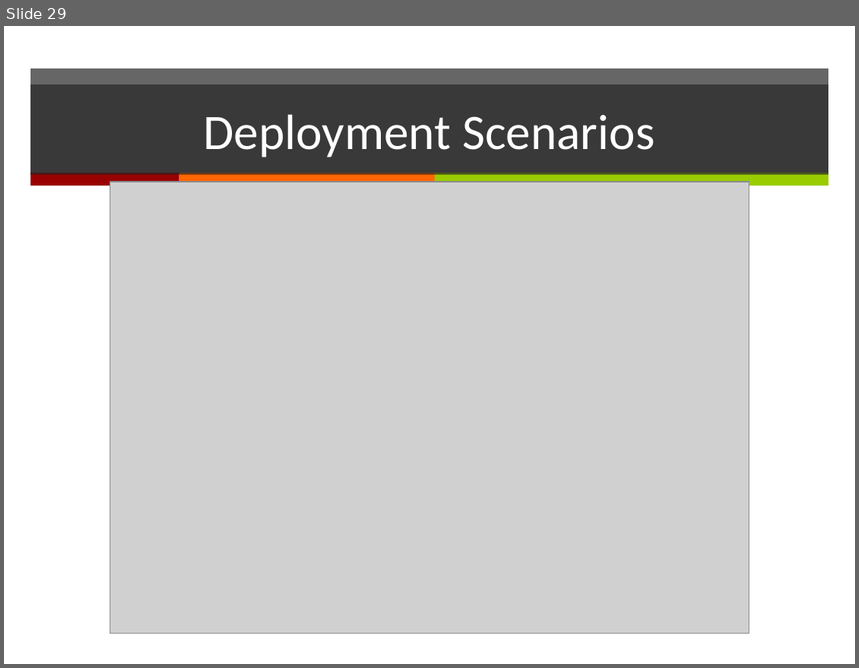
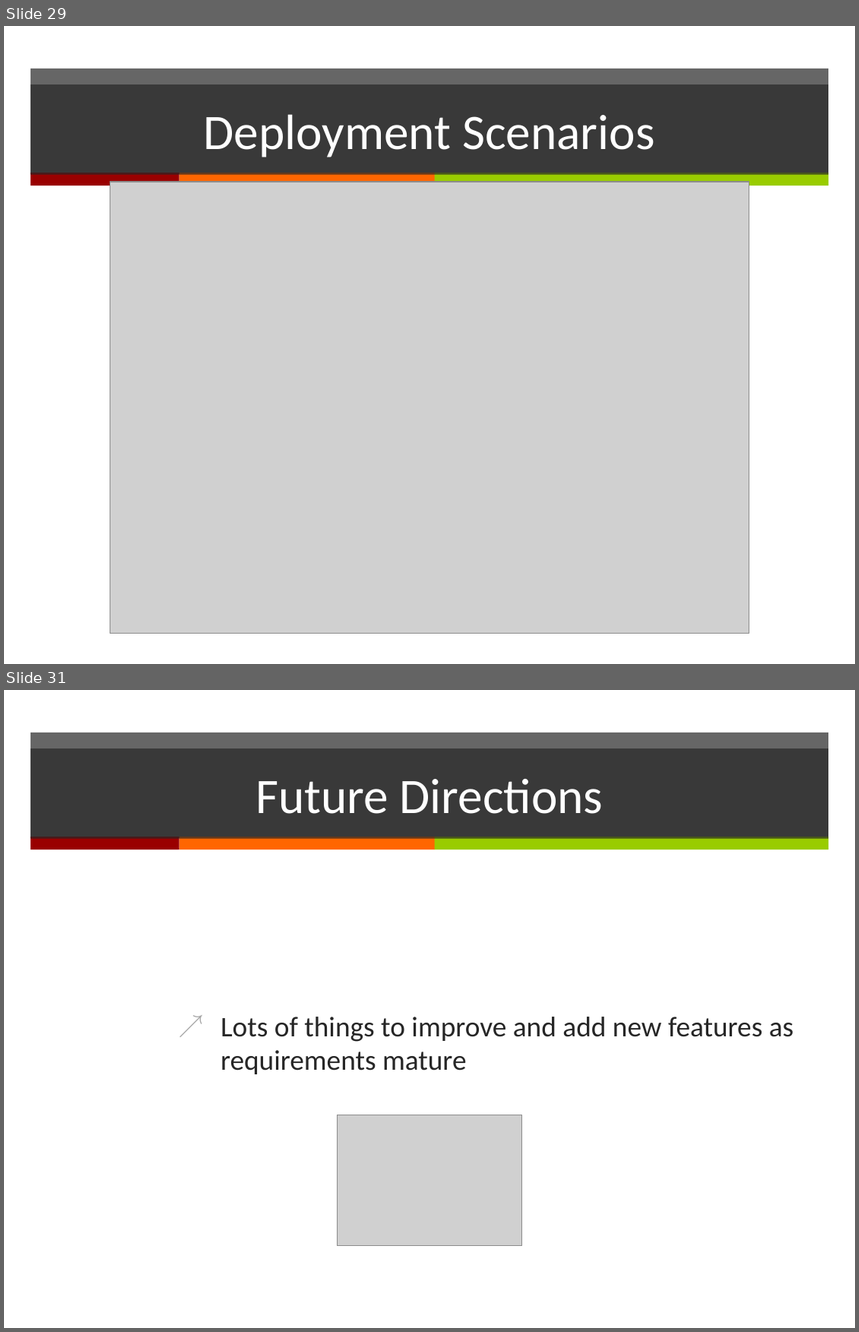
Before and after one commit to kirillbelyaev/telescope, a slide deck: doc/TeleScope.pptx. Shown one above the other, each under a label of ours: slide 29 before the commit, slides 29 and 31 after it; the slides between them are not shown. The pictures are 859x668 and 859x1332 pixels, drawn with LibreOffice and Linux fonts; fonts in the diff are those of the drawing; grey boxes stand for pictures. Boxes give left, top, right and bottom in pixels: in the first picture for what was removed or moved away, otherwise in the second. Text is boxed around its words. In the diff, an @@ line names an element or a change of style, - is before the commit and + after.

```diff
--- a/doc/TeleScope.pptx
+++ b/doc/TeleScope.pptx
@@ slide 31 added at (4, 690, 855, 1328), background #FFFFFF; not listed: 4 template elements that a slide beside it also shows @@
@@ title added at (31, 749, 829, 839), fill #262626 at 70% opacity, 42 pt, text #FFFFFF @@
+Future Directions
@@ text added at (221, 1017, 794, 1075), 24 pt, text #262626 @@
+↗ Lots of things to improve and add new features as requirements mature
@@ picture added at (337, 1115, 522, 1246) @@
```
Also in this commit, not shown: 1 slide changed, 1 other slide added.
